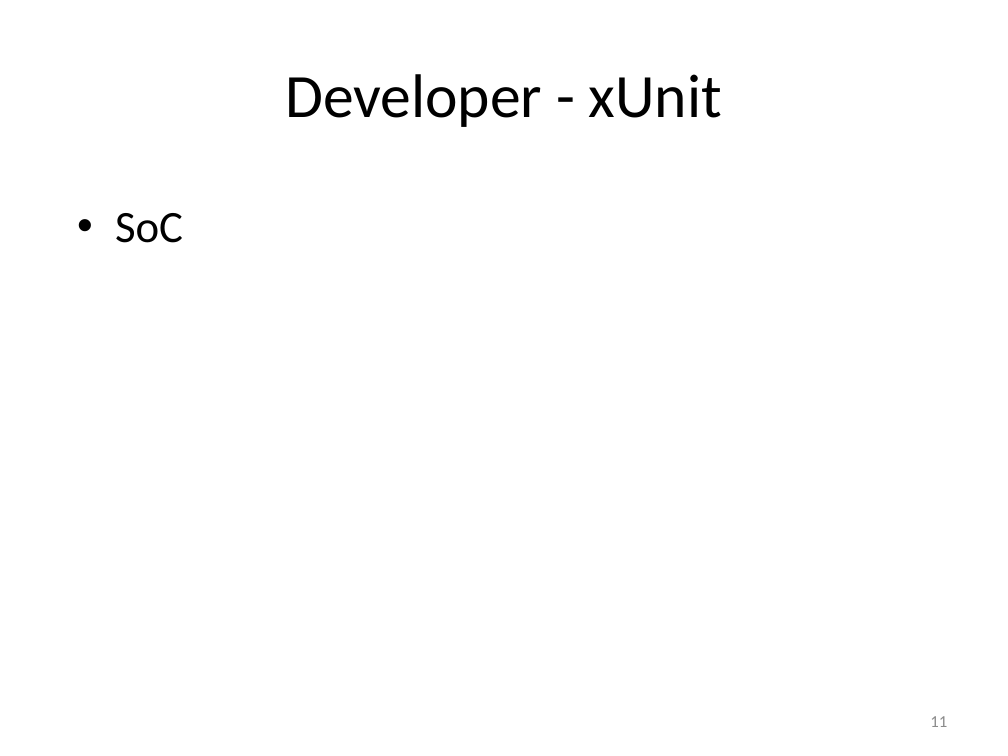
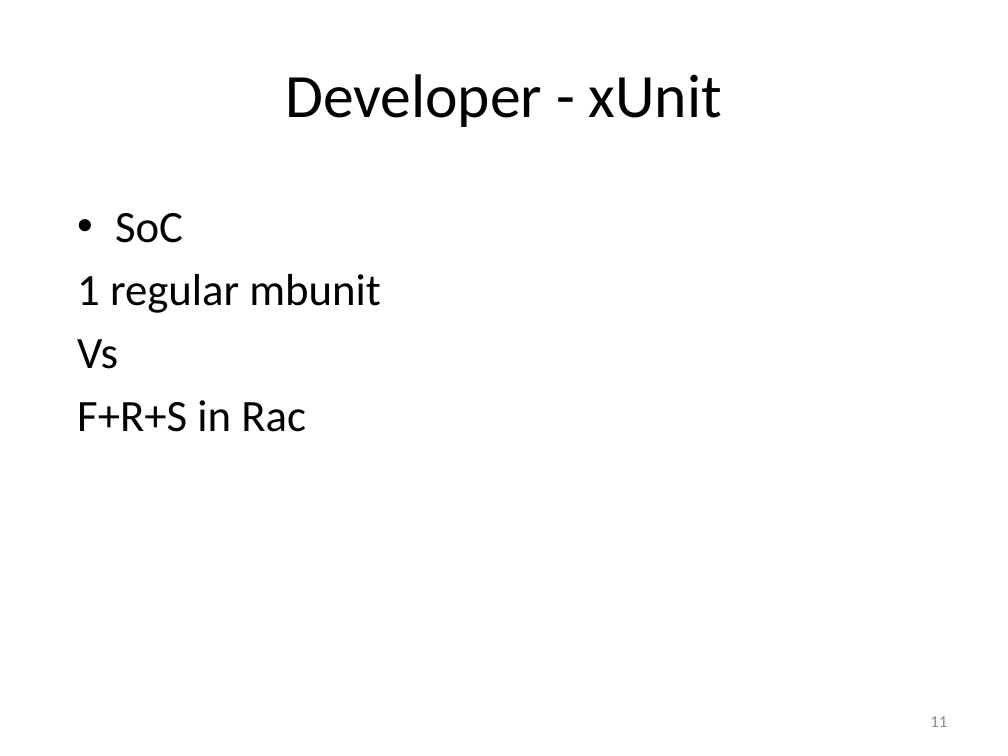
Before and after one commit to msuarz/portfolio, a slide deck: slide 11 of agile2011/presentation.pptx. Drawn at 1008x756 pixels with LibreOffice and Linux fonts; fonts in the diff are those of the drawing. Boxes give left, top, right and bottom in pixels: in the first picture for what was removed or moved away, otherwise in the second. Text is boxed around its words. In the diff, an @@ line names an element or a change of style, - is before the commit and + after.

```diff
--- a/agile2011/presentation.pptx
+++ b/agile2011/presentation.pptx
@@ text at box(77, 274, 381, 432): paragraphs added @@
+1 regular mbunit
+Vs
+F+R+S in Rac
```
Also in this commit, not shown: 12 other slides changed, 1 slide added, 2 slides removed, 1 other file.
